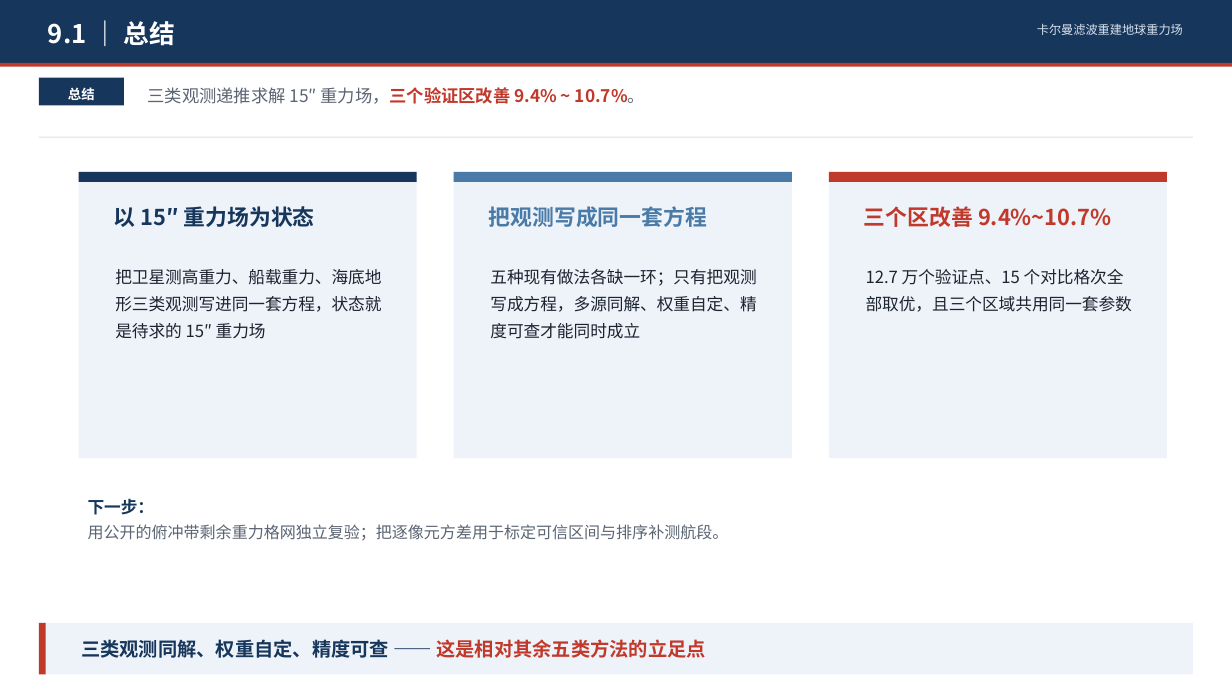
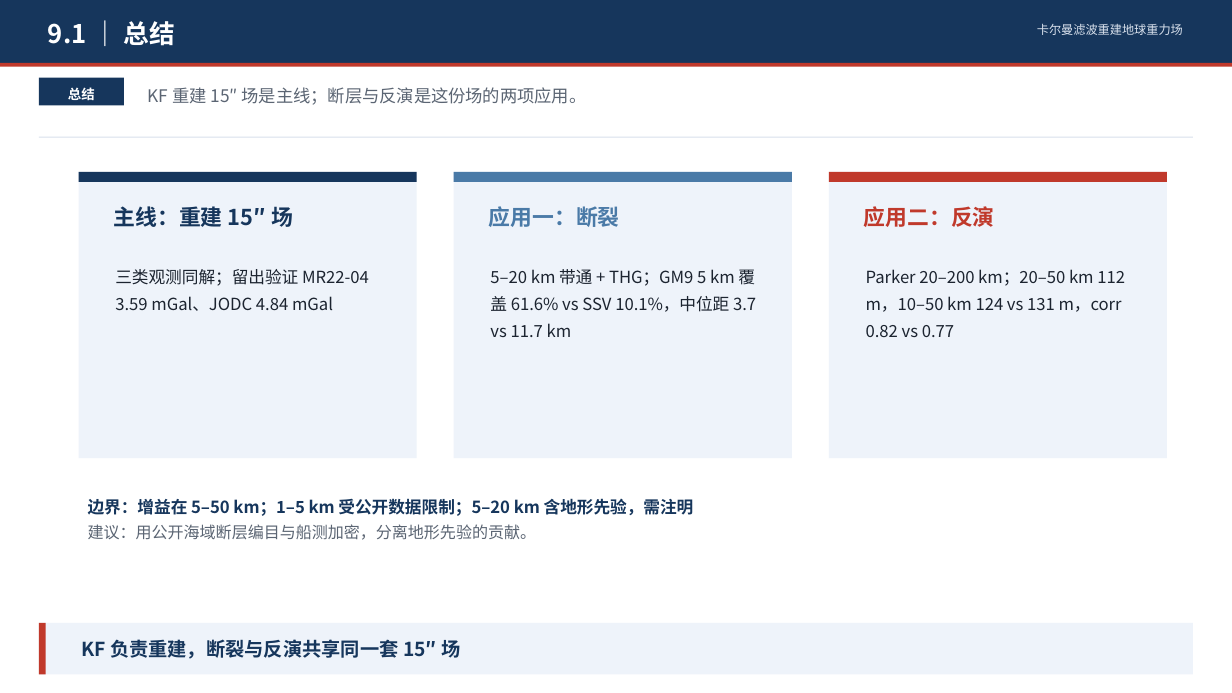
Before and after one commit to shuyunkai/kalman_gravity, a slide deck: slide 24 of ppt/卡尔曼滤波重建地球重力场_含研究内容.pptx. Drawn at 1232x693 pixels with LibreOffice and Linux fonts; fonts in the diff are those of the drawing. Boxes give left, top, right and bottom in pixels: in the first picture for what was removed or moved away, otherwise in the second. Text is boxed around its words. In the diff, an @@ line names an element or a change of style, - is before the commit and + after.

Commit message:
feat: 9.1 总结改为 KF 主线+两项应用
- 主线: 3.59/4.84 mGal
- 断裂: 61.6% vs 10.1%, 中位距 3.7 vs 11.7
- 反演: 20-50 112 m, 10-50 124 vs 131
- 边界与建议

```diff
--- a/ppt/卡尔曼滤波重建地球重力场_含研究内容.pptx
+++ b/ppt/卡尔曼滤波重建地球重力场_含研究内容.pptx
@@ text at (148,87,587,105): text changed; text colour #C0392B to #5B6573; bold off @@
-三类观测递推求解 15″ 重力场，三个验证区改善 9.4% ~ 10.7%。
+KF 重建 15″ 场是主线；断层与反演是这份场的两项应用。
@@ text at (113,206,293,227): text changed @@
-以 15″ 重力场为状态
+主线：重建 15″ 场
@@ text at (489,206,620,227): text changed @@
-把观测写成同一套方程
+应用一：断裂
@@ text at (864,206,995,227): text changed @@
-三个区改善 9.4%~10.7%
+应用二：反演
@@ text at (115,269,369,311): text changed @@
-把卫星测高重力、船载重力、海底地形三类观测写进同一套方程，状态就是待求的 15″ 重力场
+三类观测同解；留出验证 MR22-04 3.59 mGal、JODC 4.84 mGal
@@ text at (490,269,756,337): text changed @@
-五种现有做法各缺一环；只有把观测写成方程，多源同解、权重自定、精度可查才能同时成立
+5–20 km 带通 + THG；GM9 5 km 覆盖 61.6% vs SSV 10.1%，中位距 3.7 vs 11.7 km
@@ text at (866,269,1125,337): text changed @@
-12.7 万个验证点、15 个对比格次全部取优，且三个区域共用同一套参数
+Parker 20–200 km；20–50 km 112 m，10–50 km 124 vs 131 m，corr 0.82 vs 0.77
@@ text at (88,498,694,540): text changed; size 12.5 to 13 pt; text colour #5B6573 to #16365C; bold on @@
-下一步：
-用公开的俯冲带剩余重力格网独立复验；把逐像元方差用于标定可信区间与排序补测航段。
+边界：增益在 5–50 km；1–5 km 受公开数据限制；5–20 km 含地形先验，需注明
+建议：用公开海域断层编目与船测加密，分离地形先验的贡献。
@@ text at (81,639,460,659): text changed @@
-三类观测同解、权重自定、精度可查 —— 这是相对其余五类方法的立足点
+KF 负责重建，断裂与反演共享同一套 15″ 场
```
Also in this commit, not shown: 2 other files.
